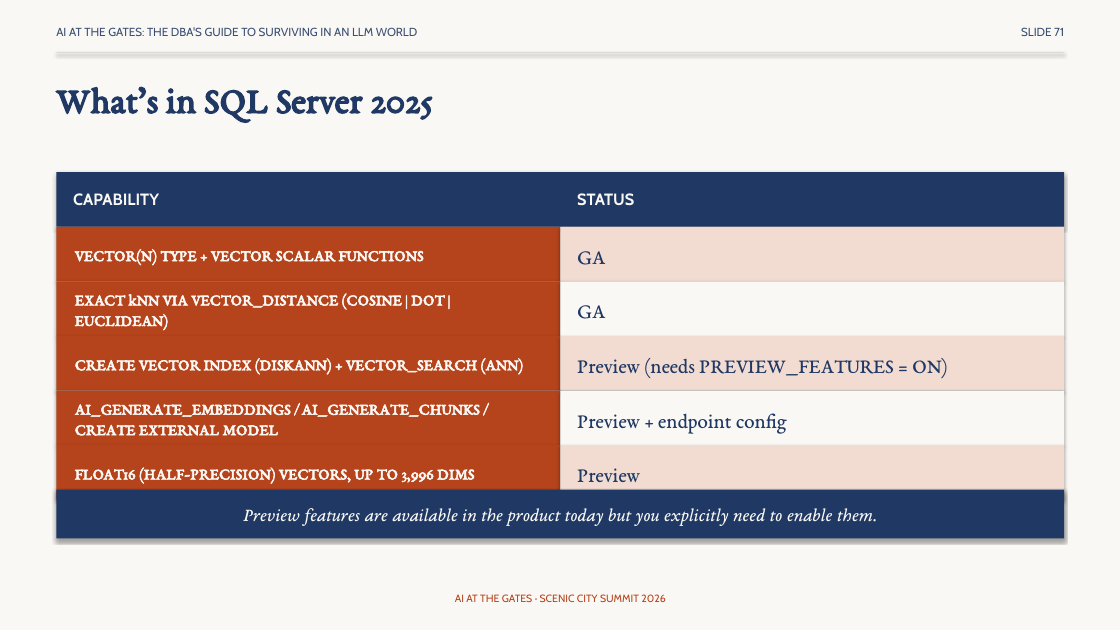
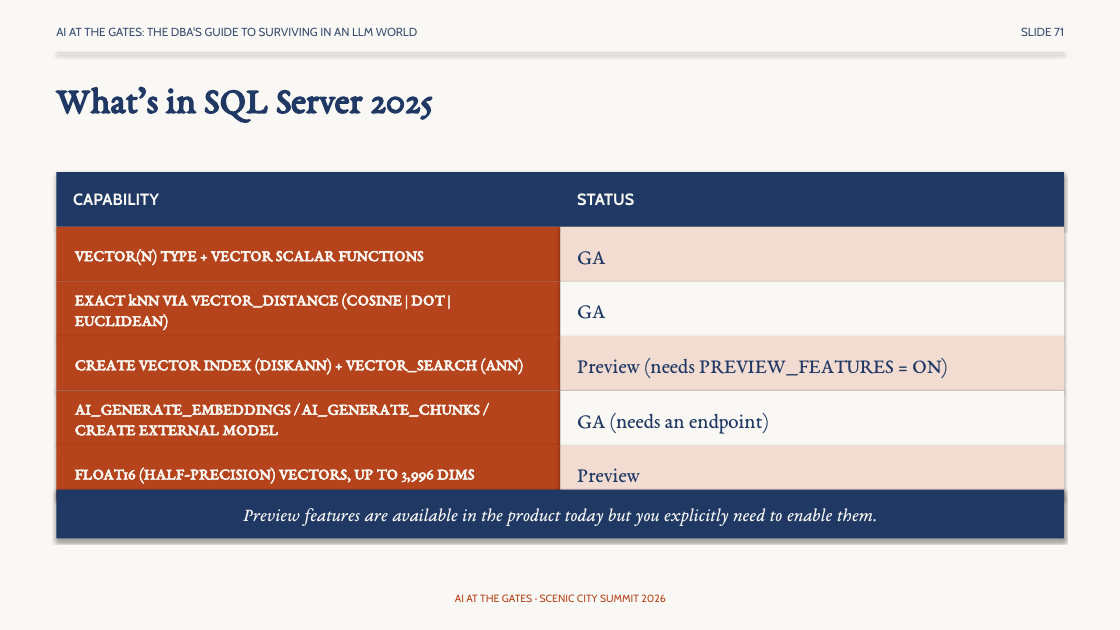
Before and after one commit to feaselkl/AI-at-the-Gates, a slide deck: slide 71 of slides/scenic-city-aigates-precon.pptx. Drawn at 1120x630 pixels with LibreOffice and Linux fonts; fonts in the diff are those of the drawing. Boxes give left, top, right and bottom in pixels: in the first picture for what was removed or moved away, otherwise in the second. Text is boxed around its words. In the diff, an @@ line names an element or a change of style, - is before the commit and + after.

```diff
--- a/slides/scenic-city-aigates-precon.pptx
+++ b/slides/scenic-city-aigates-precon.pptx
@@ text at [577, 413, 769, 433]: text changed @@
-Preview + endpoint config
+GA (needs an endpoint)
```
Also in this commit, not shown: 28 other slides changed, 5 other files.
